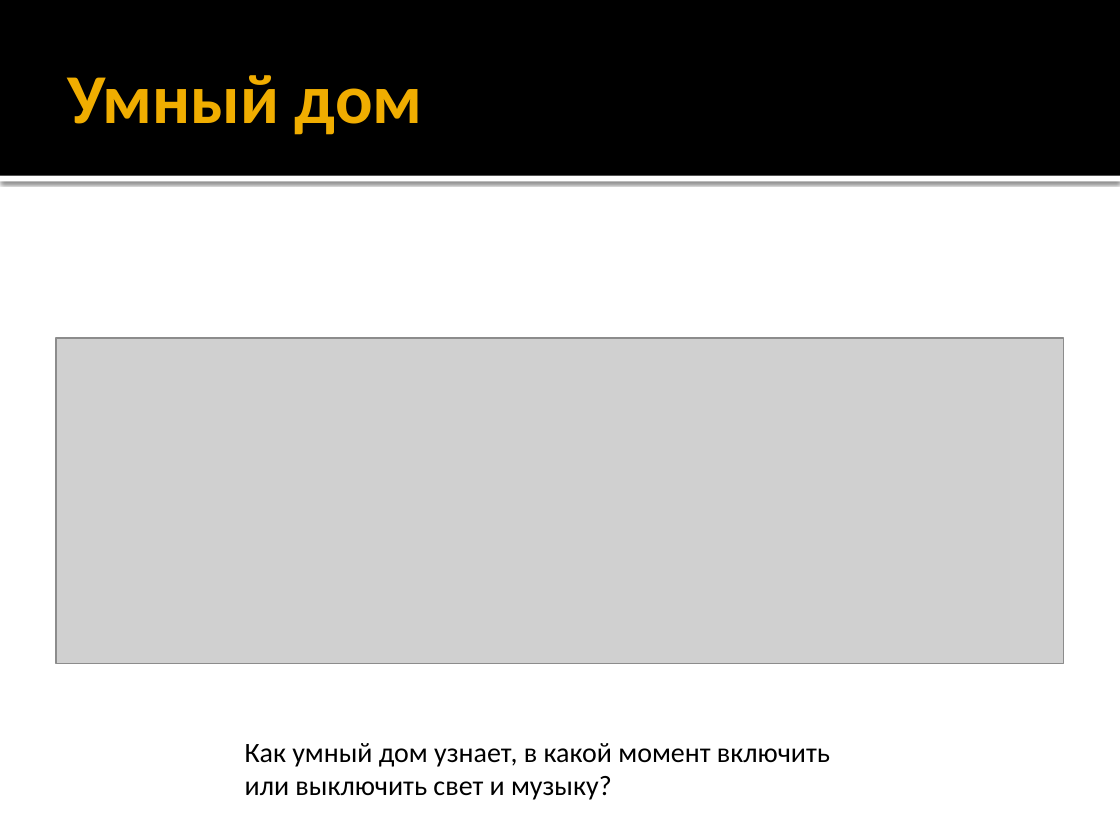
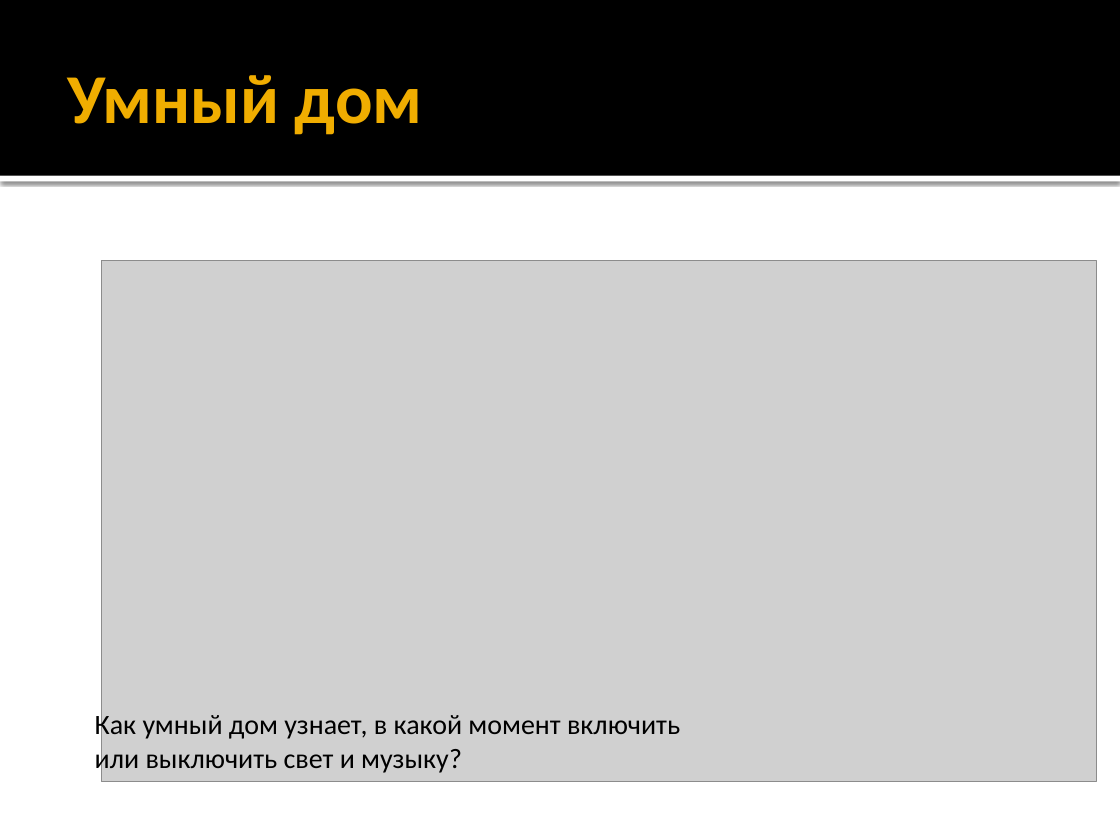
Before and after one commit to alexey-malov/ood, a slide deck: slide 5 of lectures/02.observer/observer.pptx (slide 4 before the commit). Drawn at 1120x840 pixels with LibreOffice and Linux fonts; fonts in the diff are those of the drawing; grey boxes stand for pictures. Boxes give left, top, right and bottom in pixels: in the first picture for what was removed or moved away, otherwise in the second. Text is boxed around its words. In the diff, an @@ line names an element or a change of style, - is before the commit and + after.

```diff
--- a/lectures/02.observer/observer.pptx
+++ b/lectures/02.observer/observer.pptx
@@ picture: place and size @@
-picture at box(56, 338, 1064, 663)
+picture at box(102, 261, 1096, 782)
@@ text "Как умный дом узнает, в ..." rewrapped from box(245, 743, 830, 800) to box(95, 711, 680, 775) @@
```
Also in this commit, not shown: 2 other slides changed, 2 slides added.
